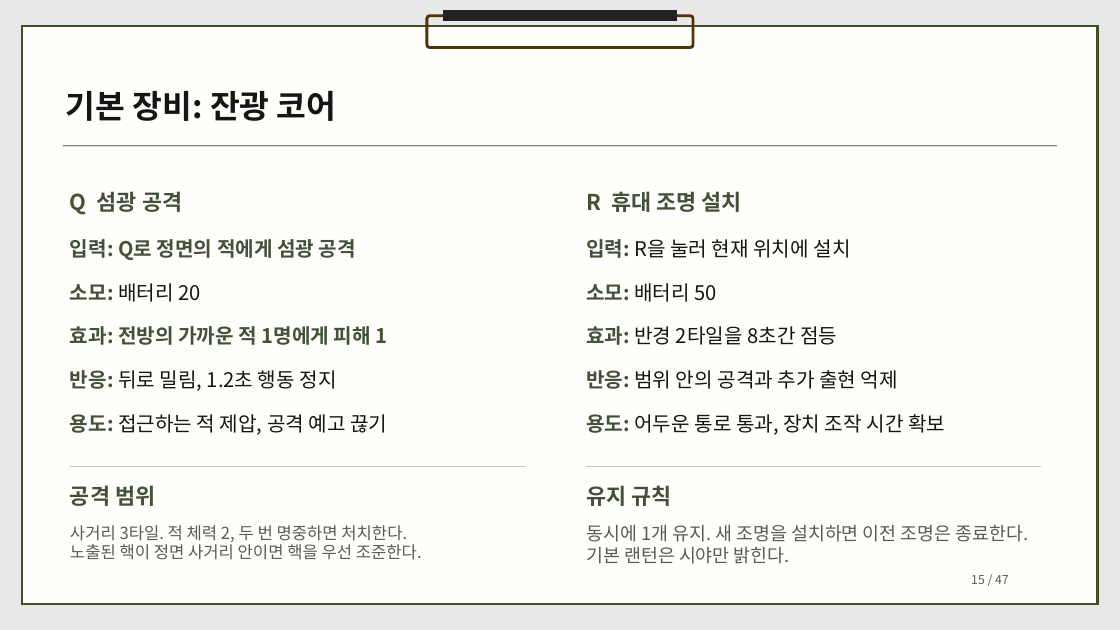
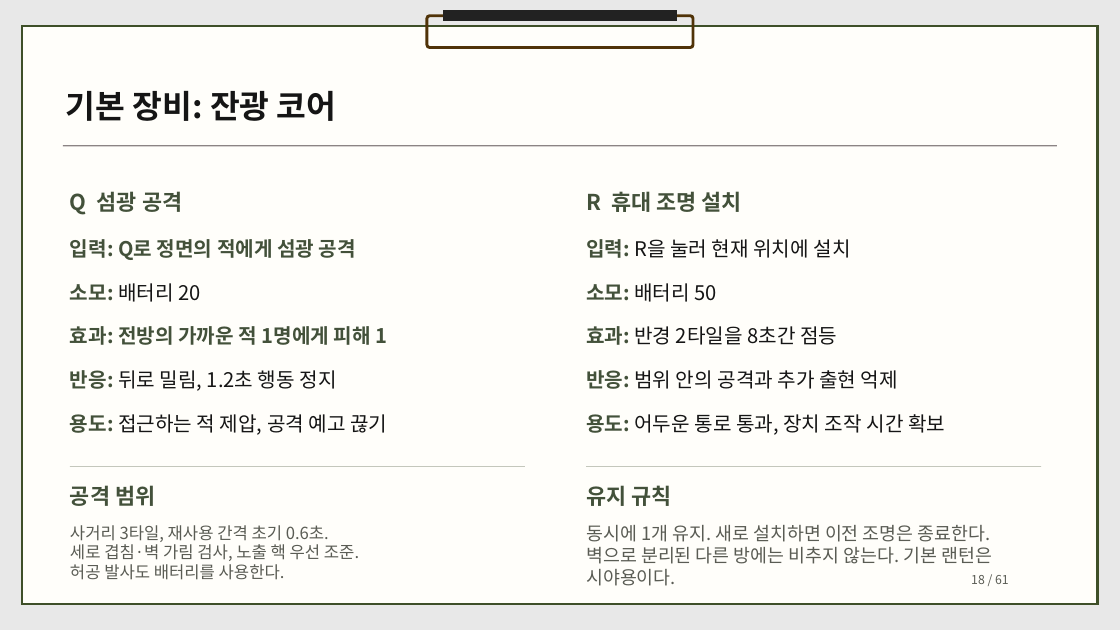
Before and after one commit to dbguswh/2Dgame_project, a slide deck: slide 18 of 2D게임프로그래밍 기획서.pptx (slide 15 before the commit). Drawn at 1120x630 pixels with LibreOffice and Linux fonts; fonts in the diff are those of the drawing. Boxes give left, top, right and bottom in pixels: in the first picture for what was removed or moved away, otherwise in the second. Text is boxed around its words. In the diff, an @@ line names an element or a change of style, - is before the commit and + after.

```diff
--- a/2D게임프로그래밍 기획서.pptx
+++ b/2D게임프로그래밍 기획서.pptx
@@ text at (70, 525, 359, 580): text changed @@
-사거리 3타일. 적 체력 2, 두 번 명중하면 처치한다.
-노출된 핵이 정면 사거리 안이면 핵을 우선 조준한다.
+사거리 3타일, 재사용 간격 초기 0.6초.
+세로 겹침·벽 가림 검사, 노출 핵 우선 조준.
+허공 발사도 배터리를 사용한다.
@@ text at (586, 525, 993, 586): text changed @@
-동시에 1개 유지. 새 조명을 설치하면 이전 조명은 종료한다. 기본 랜턴은 시야만 밝힌다.
+동시에 1개 유지. 새로 설치하면 이전 조명은 종료한다.
+벽으로 분리된 다른 방에는 비추지 않는다. 기본 랜턴은 시야용이다.
@@ text at (971, 575, 1009, 584): text changed @@
-15 / 47
+18 / 61
```
Also in this commit, not shown: 45 other slides changed, 14 slides added, 1 other file.
